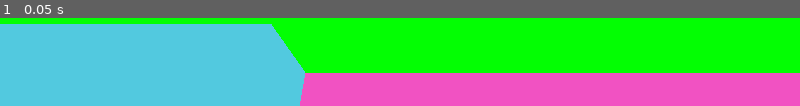
Above: before the commit, frame 1.
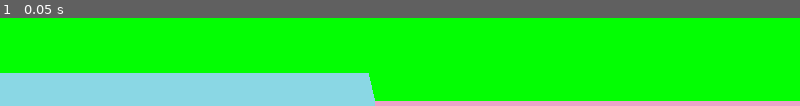
Above: after the commit, the same moment.

Repository: matty86uk/IWGameJam2021
Game: Godot game, scene res://Scenes/World.tscn
Two runs of this game, one before a commit and one after it. Both use one fixed random seed, a clock stepped at 60 frames per second and the inputs below.
Inputs:
- Up to frame 1 (0.05 s): no input

The runs differ from the first frame. In frame 1, 58% of the frame differs, in the area x 0-100%, y 6-100%.

Commit message:
Pedestrian pathfinding

Diff:
--- a/Entities/BasePedestrian.gd
+++ b/Entities/BasePedestrian.gd
@@ -25,7 +25,28 @@
 
 var emotion
 
+var hop_delay = 1
+var hop_time = 0
+
+var velocity = Vector3.ZERO
+var acceleration = Vector3.ZERO
+
+func _ready():
+	pass
+	#hop_time = 0 - randf() * 4
 
 func _physics_process(delta):
+	hop_time+=delta
 	if $RayCast.is_colliding():
-		linear_velocity.y = 0
+		if hop_time > hop_delay:
+			hop()
+			hop_time = 0
+		pass
+		#linear_velocity.y = 0
+		#hop()
+
+
+func hop():
+	#print("hop")
+	apply_central_impulse((-transform.basis.z) + Vector3.UP*2)
+	#add_force((-transform.basis.z * 5) + Vector3.UP , get_node("CollisionShape").transform.origin)
--- a/Entities/BasePedestrian.tscn
+++ b/Entities/BasePedestrian.tscn
@@ -1,18 +1,10 @@
-[gd_scene load_steps=3 format=2]
+[gd_scene load_steps=2 format=2]
 
 [ext_resource path="res://Entities/BasePedestrian.gd" type="Script" id=1]
 
-[sub_resource type="PhysicsMaterial" id=1]
-friction = 100.0
-rough = true
-bounce = 0.5
-
 [node name="Pedestrian" type="RigidBody"]
-physics_material_override = SubResource( 1 )
-continuous_cd = true
-axis_lock_angular_y = true
+angular_damp = 5.977
 script = ExtResource( 1 )
 
 [node name="RayCast" type="RayCast" parent="."]
 enabled = true
-cast_to = Vector3( 0, -0.5, 0 )
--- a/Main.gd
+++ b/Main.gd
@@ -4,6 +4,14 @@
 var game = load("res://Scenes/Game.tscn").instance()
 
 func _ready():
+
+	var p1 = Vector3(20, 0, 40)
+	var p2 = Vector3(20, 0, 39)
+
+	print(p1 + Vector3.FORWARD/4)
+	print(p1 + Vector3.FORWARD/4 * 2)
+	print(p2 + Vector3.BACK/4)
+	print(p2 + Vector3.BACK/4 * 2)
 	var vehicle_dictionary = load_vehicle_scenes()
 	game.add_scene_dictionary(vehicle_dictionary, "vehicles")
 	game.set_subtypes("vehicles", load_json_file("res://Data/vehicles.tres"))
--- a/Scenes/Entities.gd
+++ b/Scenes/Entities.gd
@@ -7,6 +7,8 @@
 
 var entity_types = {}
 var entities = {}
+var entity_mmi = {}
+var entity_mm = {}
 
 var vehicles = []
 var pedestrians = []
@@ -29,16 +31,45 @@
 	var entities_subtypes_dictionary = {}
 	entities[type] = entities_subtypes_dictionary
 
+	var mm_subtypes_dictionary = {}
+	entity_mm[type] = mm_subtypes_dictionary
+
+	var mmi_subtypes_dictionary = {}
+	entity_mmi[type] = mmi_subtypes_dictionary
+
 	var index=0
 	for subtype in subtypes:
 		##types dictionary
 		var subtype_dictionary = {}
 		subtype_dictionary["scene"] = scenes[index]
+		subtype_dictionary["instance"] = scenes[index].instance()
 		subtypes_dictionary[subtype] = subtype_dictionary
 
 		##entities dictionary
 		var entities_subtype_dictionary = []
 		entities_subtypes_dictionary[subtype] = entities_subtype_dictionary
+
+#		var mm_subtype = MultiMesh.new()
+#		mm_subtypes_dictionary[subtype] = mm_subtype
+#
+#		var mmi_subtype = MultiMeshInstance.new()
+#		mmi_subtypes_dictionary[subtype] = mmi_subtype
+#
+#		mmi_subtype.multimesh = mm_subtype
+#		mm_subtype.instance_count = 1000
+#		mm_subtype.transform_format = MultiMesh.TRANSFORM_3D
+#		mm_subtype.color_format = MultiMesh.COLOR_8BIT
+#		mm_subtype.visible_instance_count = 0
+#
+
+		#var a = subtype_dictionary["instance"].get_node("tmpParent").get_child(0).get_child(0).mesh
+
+#		var current_node = subtype_dictionary["instance"].get_node("tmpParent").get_children()
+#		var meshFound = false
+
+#
+#		mm_subtype.mesh = subtype_dictionary["instance"].get_node("tmpParent").get_child(0).get_child(0).mesh
+#
 		index+=1
 
 func add_entity_type_astar(type, astar, astar_points):
--- a/Scenes/World.gd
+++ b/Scenes/World.gd
@@ -31,20 +31,10 @@
 
 func _process(delta):
 	pass
-#	if (camera_path_index == camera_path.size()):
-#		print("Changing Path")
-#		var start_point = vehicle_astar.get_closest_point($Root/MeshInstance.transform.origin.round())
-#		var end_point = vehicle_points[randi() % vehicle_points.size() - 1]
-#		camera_path_index = 0
-#		camera_path = vehicle_astar.get_point_path(start_point, end_point)
-#		#render_path()
-#	$Root/MeshInstance.transform.origin = $Root/MeshInstance.transform.origin.move_toward(camera_path[camera_path_index], delta * 5)
-#	if $Root/MeshInstance.transform.origin.distance_to(camera_path[camera_path_index]) < 0.1:
-#		camera_path_index+=1
-#	pass
 
 func _ready():
-	entities.add_entity_type("vehicle", ["sedan", "suv"], [load("res://Entities/Vehicles/sedan.tscn"), load("res://Models/Vehicles/suv.tscn")])
+	#entities.add_entity_type("vehicle", ["sedan", "suv"], [load("res://Entities/Vehicles/sedan.tscn"), load("res://Models/Vehicles/suv.tscn")])
+	entities.add_entity_type("vehicle", ["sedan"], [load("res://Entities/Vehicles/sedan.tscn")])
 	entities.add_entity_type("pedestrian", ["pineapple"], [load("res://Entities/Pedestrians/pineapple.tscn")])
 #	for i in range(10):
 #		entities.add_entity("vehicle","sedan", Vector3(-54 - (i * 2),10,0))
@@ -83,19 +73,34 @@
 	vehicle_points = vehicle_astar.get_points()
 
 	pedestrian_astar = generate_astar_pedestrian(map_dictionary)
-	var pavement_astar_points = pedestrian_astar.get("pavement")
+
 	var mi_pedestrian = MeshInstance.new()
 	var st_pedestrian = SurfaceTool.new()
-	st_pedestrian.begin(Mesh.PRIMITIVE_POINTS)
-	st_pedestrian.add_color(Color.purple)
-	for p in pavement_astar_points:
-		st_pedestrian.add_vertex(p + Vector3.UP)
+	st_pedestrian.begin(Mesh.PRIMITIVE_LINES)
+
+	for p in pedestrian_astar.keys():
+		st_pedestrian.add_color(Color.black)
+		st_pedestrian.add_vertex(p)
+		st_pedestrian.add_vertex(p + Vector3.UP/2)
+		var directions = pedestrian_astar.get(p)
+		if directions.empty():
+			pass
+#			st_pedestrian.add_color(Color.orange)
+#			st_pedestrian.add_vertex(p)
+#			st_pedestrian.add_vertex(p + Vector3.UP/2)
+		else:
+			for direction in directions:
+				st_pedestrian.add_color(Color.white)
+				st_pedestrian.add_vertex(p + Vector3.UP)
+				st_pedestrian.add_color(Color.purple)
+				st_pedestrian.add_vertex(p + direction + Vector3.UP/2)
 
 	var mesh_pedestrian = st_pedestrian.commit()
 	var mat_pedestrian = SpatialMaterial.new()
 	mat_pedestrian.vertex_color_use_as_albedo = true
 	mat_pedestrian.params_point_size = 4
 	mat_pedestrian.flags_use_point_size = true
+	mat_pedestrian.flags_unshaded = true
 
 	mi_pedestrian.mesh = mesh_pedestrian
 	mi_pedestrian.material_override = mat_pedestrian
@@ -310,8 +315,8 @@
 	for i in range(200):
 		entities.add_entity("vehicle","sedan", vehicle_astar.get_point_position(vehicle_points[randi() % vehicle_points.size()-1]))
 
-	for i in range(500):
-		entities.add_entity("pedestrian", "pineapple", pavement_astar_points[randi() % pavement_astar_points.size()] + (Vector3.UP * 2) + Vector3.FORWARD )
+#	for i in range(1000):
+#		entities.add_entity("pedestrian", "pineapple", pavement_astar_points[randi() % pavement_astar_points.size()] + (Vector3.UP * 2) + Vector3.FORWARD )
 
 	var building_mesh = CubeMesh.new()
 	building_mesh.size = Vector3(1,4,1)
@@ -341,7 +346,6 @@
 			building_instance_count += 1
 	mm_buiding.visible_instance_count = building_instance_count
 	$Root.add_child(mmi_buiding)
-#
 
 
 func render_path():
@@ -445,27 +449,108 @@
 	return astar
 
 func generate_astar_pedestrian(map_dictionary):
+	var direction_length = 4
 	var pavement_dictionary = {}
 	var pavement_array = []
 	var crossing_array = []
 	for p in map_dictionary.keys():
 		var type = map_dictionary.get(p)
 		if type == "PAVEMENT":
-			var p1 = p + Vector3.FORWARD/3
-			var p2 = p + Vector3.BACK/3
-			var p3 = p + Vector3.LEFT/3
-			var p4 = p + Vector3.RIGHT/3
-
-			var p5 = p + Vector3.FORWARD/3 + Vector3.LEFT/3
-			var p6 = p + Vector3.FORWARD/3 + Vector3.LEFT/3
-
 			pavement_array.push_back(p)
-			pavement_array.push_back(p1)
-			pavement_array.push_back(p2)
-			pavement_array.push_back(p3)
-			pavement_array.push_back(p4)
-	pavement_dictionary["pavement"] = pavement_array
-	return pavement_dictionary
+
+			for i in range(3):
+				var p1 = p + (Vector3.FORWARD/direction_length * i)
+				var p2 = p + (Vector3.BACK/direction_length * i)
+				var p3 = p + (Vector3.LEFT/direction_length * i)
+				var p4 = p + (Vector3.RIGHT/direction_length * i)
+				pavement_array.push_back(p1)
+				pavement_array.push_back(p2)
+				pavement_array.push_back(p3)
+				pavement_array.push_back(p4)
+
+			for x in range(3):
+				for z in range(3):
+					var p5 = p + (Vector3.FORWARD/direction_length * z) + (Vector3.LEFT/direction_length * x)
+					var p6 = p + (Vector3.FORWARD/direction_length * z) + (Vector3.RIGHT/direction_length * x)
+					var p7 = p + (Vector3.BACK/direction_length * z) + (Vector3.LEFT/direction_length * x)
+					var p8 = p + (Vector3.BACK/direction_length * z) + (Vector3.RIGHT/direction_length * x)
+					pavement_array.push_back(p5)
+					pavement_array.push_back(p6)
+					pavement_array.push_back(p7)
+					pavement_array.push_back(p8)
+
+
+
+
+			var forward = p + Vector3.FORWARD
+			var left = p + Vector3.LEFT
+			var right = p + Vector3.RIGHT
+			var back = p + Vector3.BACK
+
+			if map_dictionary.get(forward) == "PAVEMENT" and map_dictionary.get(left) == "PAVEMENT" and map_dictionary.get(back) == "ROAD" and map_dictionary.get(right) == "ROAD":
+				for i in range(16):
+					crossing_array.push_back(p + (Vector3.RIGHT/direction_length * i))
+					crossing_array.push_back(p + (Vector3.RIGHT/direction_length * i + Vector3.FORWARD/direction_length))
+					crossing_array.push_back(p + (Vector3.RIGHT/direction_length * i + Vector3.BACK/direction_length))
+
+					crossing_array.push_back(p + (Vector3.BACK/direction_length * i))
+					crossing_array.push_back(p + (Vector3.BACK/direction_length * i + Vector3.LEFT/direction_length))
+					crossing_array.push_back(p + (Vector3.BACK/direction_length * i+ Vector3.RIGHT/direction_length))
+			if map_dictionary.get(back) == "PAVEMENT" and map_dictionary.get(right) == "PAVEMENT" and map_dictionary.get(left) == "ROAD" and map_dictionary.get(forward) == "ROAD":
+				for i in range(16):
+					crossing_array.push_back(p + (Vector3.LEFT/direction_length * i))
+					crossing_array.push_back(p + (Vector3.LEFT/direction_length * i + Vector3.FORWARD/direction_length))
+					crossing_array.push_back(p + (Vector3.LEFT/direction_length * i + Vector3.BACK/direction_length))
+
+					crossing_array.push_back(p + (Vector3.FORWARD/direction_length * i))
+					crossing_array.push_back(p + (Vector3.FORWARD/direction_length * i + Vector3.LEFT/direction_length))
+					crossing_array.push_back(p + (Vector3.FORWARD/direction_length * i + Vector3.RIGHT/direction_length))
+
+
+	var combined_dictionary = {}
+	for p in pavement_array:
+		combined_dictionary[p] = "PAVEMENT"
+	for p in crossing_array:
+		combined_dictionary[p] = "CROSSING"
+
+	var astar = AStar.new()
+	var pavement_directions = {}
+
+	for point in combined_dictionary:
+		var directions = get_pavement_directions(combined_dictionary, point)
+		pavement_directions[point] = directions
+
+	return pavement_directions
+
+func get_pavement_directions(pavement_points, point):
+	var forward = point + Vector3.FORWARD/4
+	var back = point + Vector3.BACK/4
+	var left = point + Vector3.LEFT/4
+	var right = point + Vector3.RIGHT/4
+#	var forward_left = point + Vector3.FORWARD/2 + Vector3.LEFT/2
+#	var forward_right = point + Vector3.FORWARD/2 + Vector3.RIGHT/2
+#	var back_left = point + Vector3.BACK/2 + Vector3.LEFT/2
+#	var back_right = point + Vector3.BACK/2 + Vector3.RIGHT/2
+
+	var directions = []
+
+	if pavement_points.get(forward) == "PAVEMENT" or pavement_points.get(forward) == "CROSSING":
+		directions.push_back(Vector3.FORWARD/4)
+	if pavement_points.get(back) == "PAVEMENT" or pavement_points.get(back) == "CROSSING":
+		directions.push_back(Vector3.BACK/4)
+	if pavement_points.get(left) == "PAVEMENT" or pavement_points.get(left) == "CROSSING":
+		directions.push_back(Vector3.LEFT/4)
+	if pavement_points.get(right) == "PAVEMENT" or pavement_points.get(right) == "CROSSING":
+		directions.push_back(Vector3.RIGHT/4)
+#	if pavement_points.get(forward_left) == "PAVEMENT" or pavement_points.get(forward_left) == "CROSSING":
+#		directions.push_back(Vector3.FORWARD/3 + Vector3.LEFT/3)
+#	if pavement_points.get(forward_right) == "PAVEMENT" or pavement_points.get(forward_right) == "CROSSING":
+#		directions.push_back(Vector3.FORWARD/3 + Vector3.RIGHT/3)
+#	if pavement_points.get(back_left) == "PAVEMENT" or pavement_points.get(back_left) == "CROSSING":
+#		directions.push_back(Vector3.BACK/3 + Vector3.LEFT/3)
+#	if pavement_points.get(back_right) == "PAVEMENT" or pavement_points.get(back_right) == "CROSSING":
+#		directions.push_back(Vector3.BACK/3 + Vector3.RIGHT/3)
+	return directions
 
 func generate_or_get_id_for_point(point, id_list):
 	if !id_list.has(point):
--- a/Scenes/World.tscn
+++ b/Scenes/World.tscn
@@ -10,9 +10,10 @@
 
 [sub_resource type="SpatialMaterial" id=3]
 vertex_color_use_as_albedo = true
-albedo_color = Color( 0, 0.227451, 1, 1 )
+albedo_color = Color( 0.207843, 0.85098, 0, 1 )
 
 [node name="World" type="Spatial"]
+transform = Transform( 1, 0, 0, 0, 1, 0, 0, 0, 1, 0.00297546, 9.53674e-07, -0.075428 )
 script = ExtResource( 1 )
 
 [node name="Camera" type="Camera" parent="."]
Not shown: 2 places in Entities/Pedestrians/pineapple.tscn that only renumber resources
